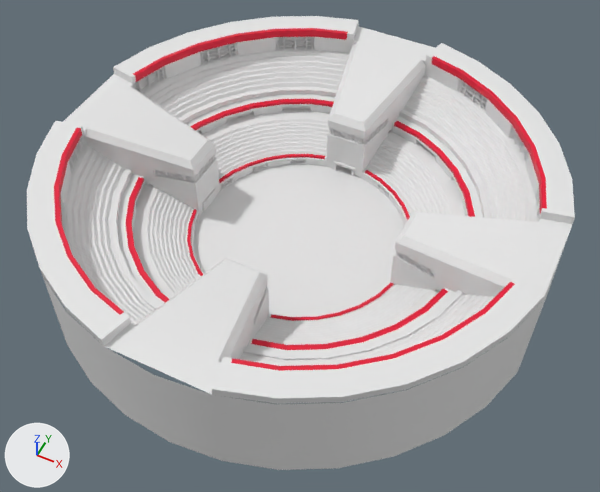
The FBX model Thyme 2.0/Assets/Models/Environment/Arena.fbx, before and after one commit.
The view is the same before and after, from a 50 mm lens placed at (118.0, -236.0, 288.0), pointed at (6.0, -12.0, 8.0). The lights are fixed; the arrows at lower left show +X, +Y and +Z. Where no turn or scale is listed for an object, it has been applied to the vertices.
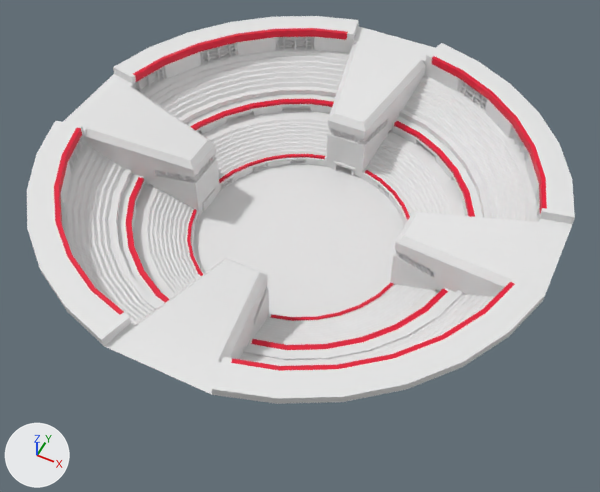
The edits, one by one:
Object 'Outside walls' (ob_outside_walls) is deleted.

What differs and where, as boxes [x1, y1, x2, y2] in the pictures (600 x 492 px):
'Outside walls', deleted
    before: [41, 232, 570, 470]
